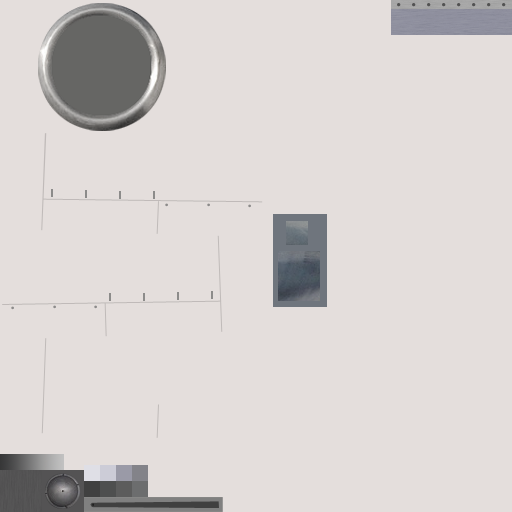
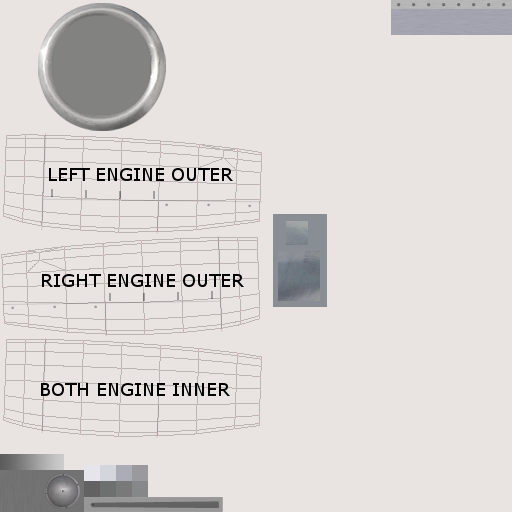
Layers edited between the first and the second 512 × 512 image:
showed "Labels" over [41,168,244,396]
showed "UV engine nacelles" over [0,0,512,512]
removed group "latches #1" (7 layers) over [11,189,251,310]
"latches": opacity 80% → 100%, moved it out of group "latches #1", painted on it over [11,189,251,310]
removed group "strake" (10 layers) over [391,0,512,35]
removed layer "Shape 5 copy 7" (was 80%) from group "strake" over [502,3,506,7]
removed layer "Shape 5 copy 6" (was 80%) from group "strake" over [487,3,491,7]
removed layer "Shape 5 copy 5" (was 80%) from group "strake" over [472,3,476,7]
removed layer "Shape 5 copy 4" (was 80%) from group "strake" over [457,3,461,7]
removed layer "Shape 5 copy 3" (was 80%) from group "strake" over [442,3,446,7]
removed layer "Shape 5 copy 2" (was 80%) from group "strake" over [427,3,431,7]
removed layer "Shape 5 copy" (was 80%) from group "strake" over [412,3,416,7]
removed layer "Shape 5" (was 80%) from group "strake" over [397,3,401,7]
removed layer "Layer 8" from group "strake" over [391,0,512,9]
renamed "Layer 6" to "strake #1", moved it out of group "strake", painted on it over [391,0,512,35]
